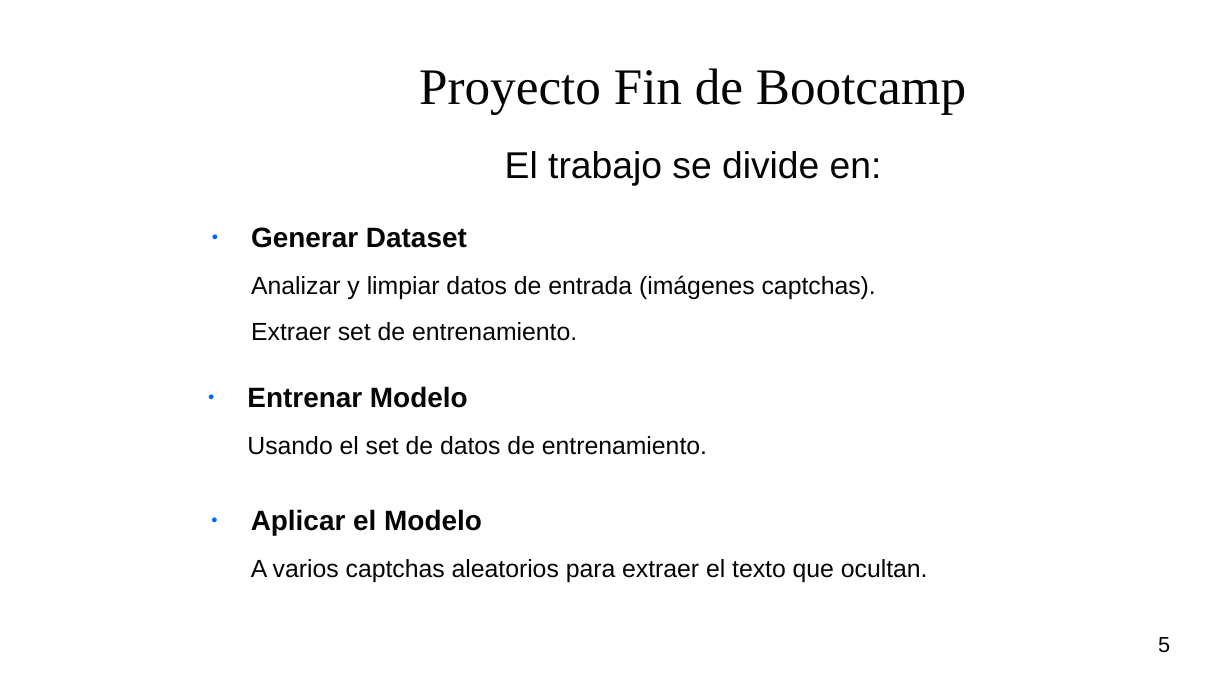
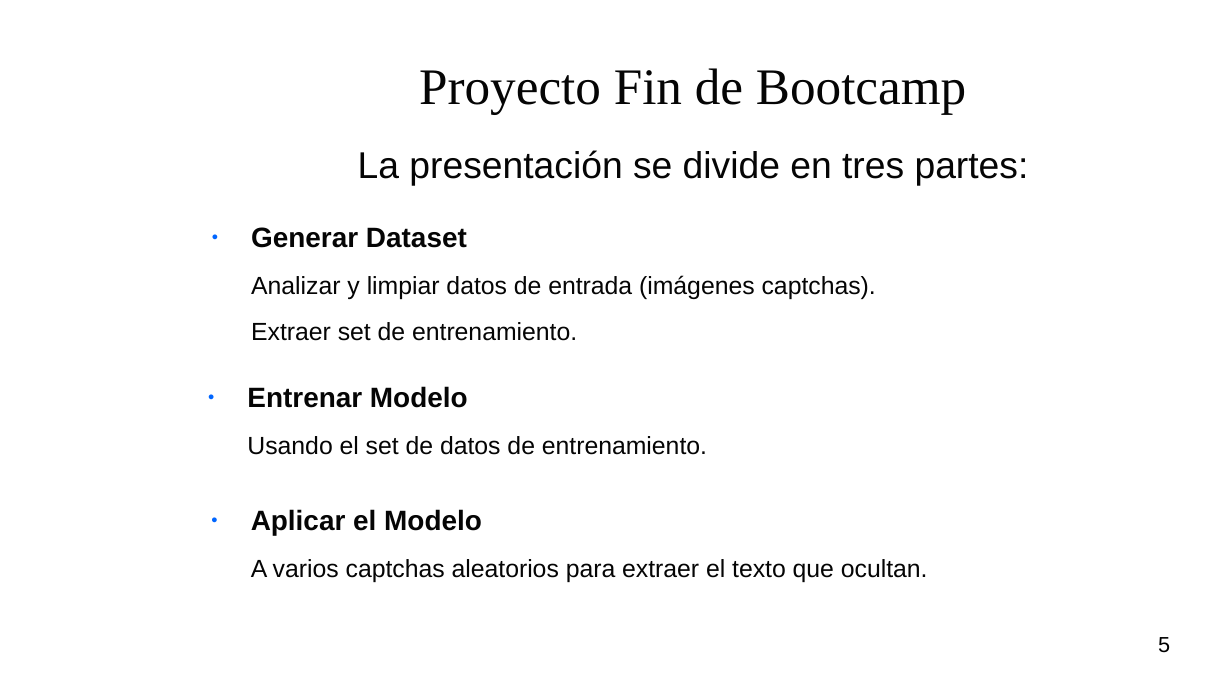
Before and after one commit to rfminguez/w8-proyecto_final-rompe_captcha, a slide deck: slide 5 of Presentacion/presentacion.odp. Drawn at 1232x693 pixels with LibreOffice and Linux fonts; fonts in the diff are those of the drawing; background and template pictures are left out. Boxes give left, top, right and bottom in pixels: in the first picture for what was removed or moved away, otherwise in the second. Text is boxed around its words. In the diff, an @@ line names an element or a change of style, - is before the commit and + after.

Commit message:
cambios cosméticos

```diff
--- a/Presentacion/presentacion.odp
+++ b/Presentacion/presentacion.odp
@@ text at (358, 150, 1029, 185): text changed @@
-El trabajo se divide en:
+La presentación se divide en tres partes:
```
